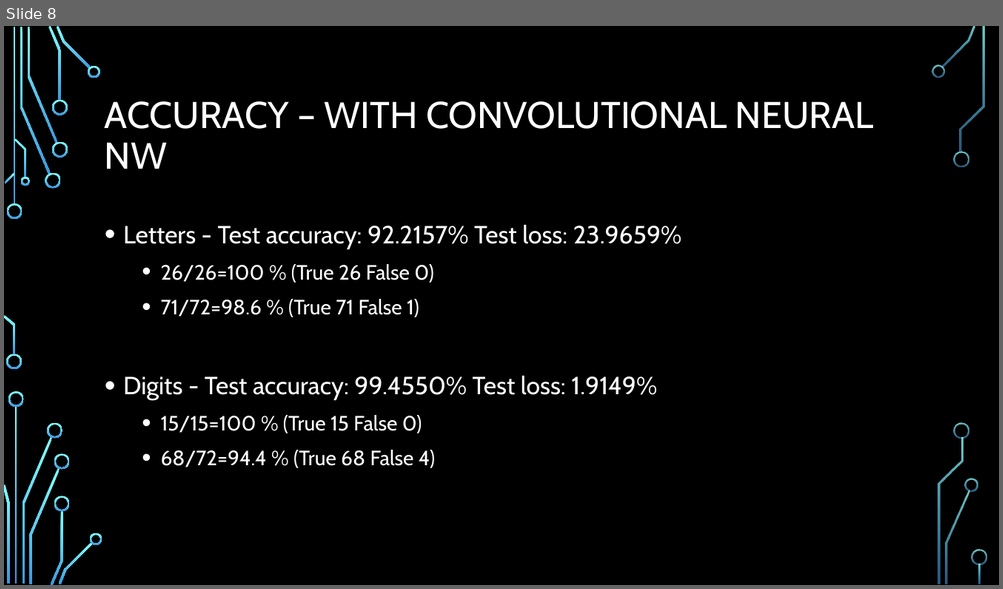
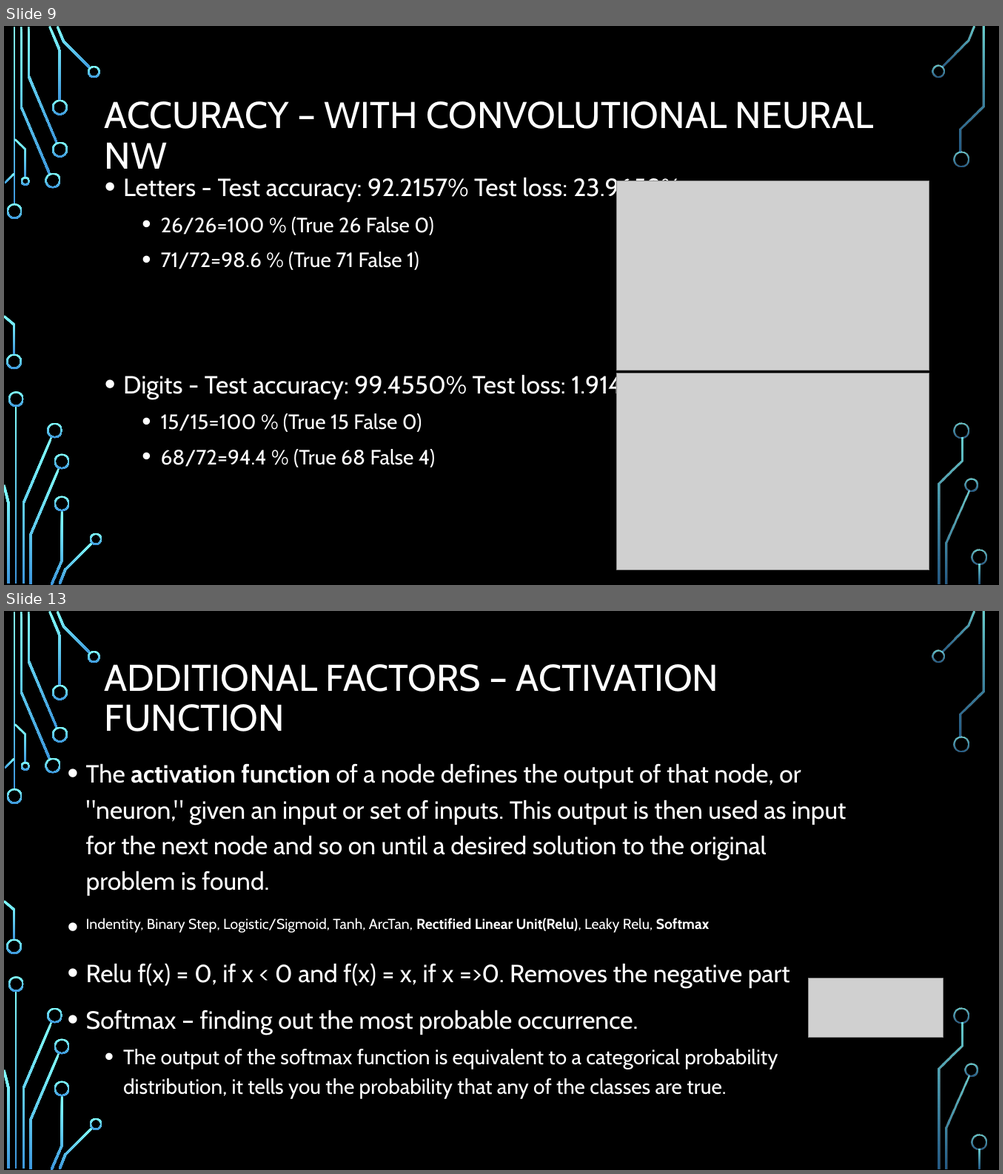
Before and after one commit to PragatisGitHub/Learn2Write, a slide deck: Presentation & reports/Learn2Write.pptx. Shown one above the other, each under a label of ours: slide 8 before the commit, slides 9 and 13 after it; the slides between them are not shown. The pictures are 1003x589 and 1003x1174 pixels, drawn with LibreOffice and Linux fonts; fonts in the diff are those of the drawing; grey boxes stand for pictures; background and template pictures are left out. Boxes give left, top, right and bottom in pixels: in the first picture for what was removed or moved away, otherwise in the second. Text is boxed around its words. In the diff, an @@ line names an element or a change of style, - is before the commit and + after.

Commit message:
Updating Images Folder, ppt & accuracy report

```diff
--- a/Presentation & reports/Learn2Write.pptx
+++ b/Presentation & reports/Learn2Write.pptx
@@ slide 13 added at <box>4,611,999,1170</box>, background picture (left out); not listed: 36 template elements that a slide beside it also shows @@
@@ title added at <box>105,664,718,732</box>, 36 pt, text #FFFFFF @@
+ADDITIONAL FACTORS – ACTIVATION FUNCTION
@@ text added at <box>86,763,846,1099</box>, 24 pt, text #FFFFFF @@
+• The activation function of a node defines the output of that node, or "neuron," given an input or set of inputs. This output is then used as input for the next node and so on until a desired solution to the original problem is found.
+• Indentity, Binary Step, Logistic/Sigmoid, Tanh, ArcTan, Rectified Linear Unit(Relu), Leaky Relu, Softmax
+• Relu f(x) = 0, if x < 0 and f(x) = x, if x =>0. Removes the negative part
+• Softmax – finding out the most probable occurrence.
+  • The output of the softmax function is equivalent to a categorical probability distribution, it tells you the probability that any of the classes are true.
@@ picture added at <box>808,979,943,1038</box> @@
@@ what was slide 8 is now slide 9 @@
@@ slide 9 changed as well @@
@@ text "Letters - Test accuracy: 92.2157% ..." rewrapped from <box>123,224,682,469</box> to <box>123,175,682,468</box> @@
@@ picture added at <box>617,181,929,371</box> @@
@@ picture added at <box>617,374,929,571</box> @@
```
Also in this commit, not shown: 5 other slides changed, 9 other slides added, 3 slides removed, 4 other files.
